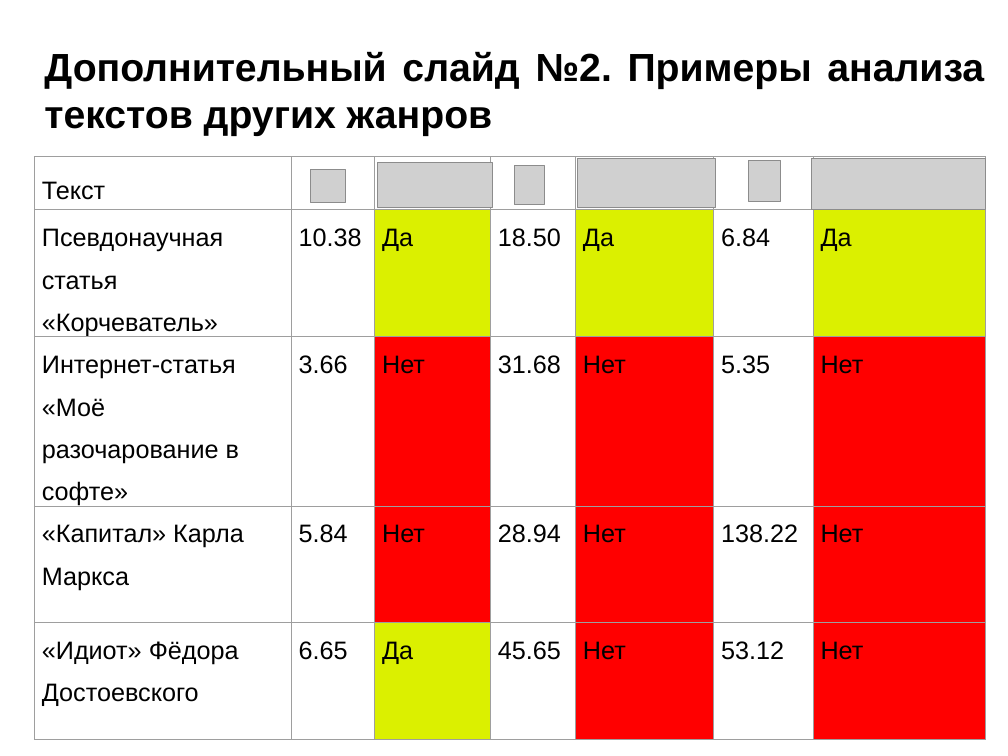
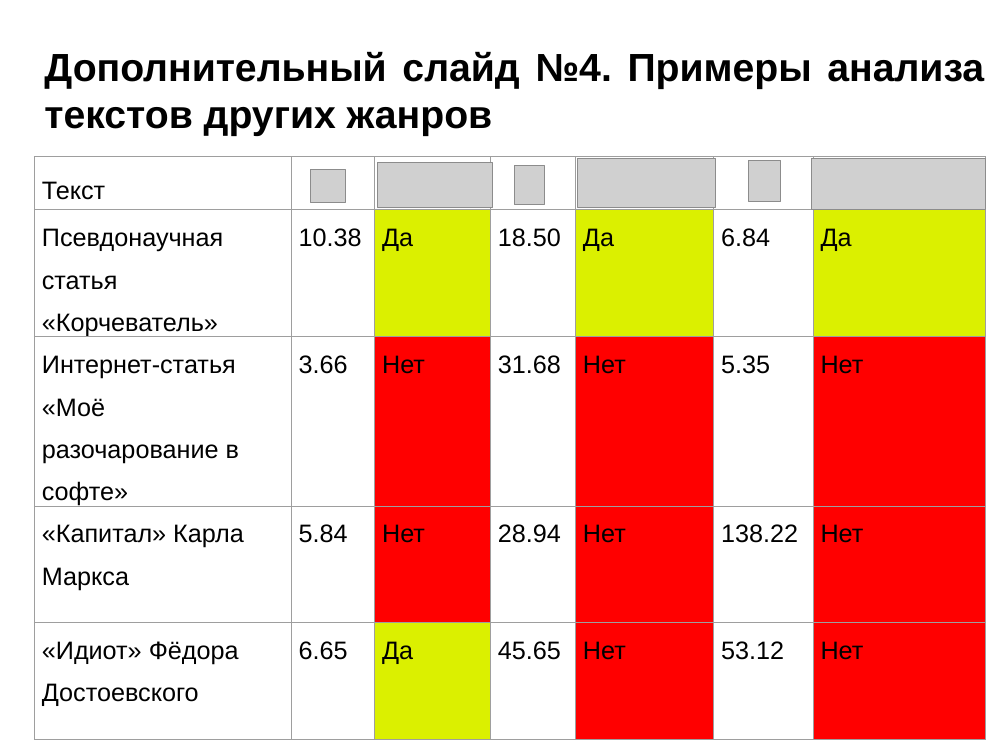
Before and after one commit to OSLL/sw-auto, a slide deck: slide 19 of paper_work/masters thesis/msc_slides.pptx (slide 18 before the commit). Drawn at 1008x756 pixels with LibreOffice and Linux fonts; fonts in the diff are those of the drawing; grey boxes stand for pictures. Boxes give left, top, right and bottom in pixels: in the first picture for what was removed or moved away, otherwise in the second. Text is boxed around its words. In the diff, an @@ line names an element or a change of style, - is before the commit and + after.

```diff
--- a/paper_work/masters thesis/msc_slides.pptx
+++ b/paper_work/masters thesis/msc_slides.pptx
@@ title at [44, 51, 984, 136]: text changed @@
-Дополнительный слайд №2. Примеры анализа текстов других жанров
+Дополнительный слайд №4. Примеры анализа текстов других жанров
```
Also in this commit, not shown: 20 other slides changed, 5 slides added, 4 slides removed, 1 other file.
